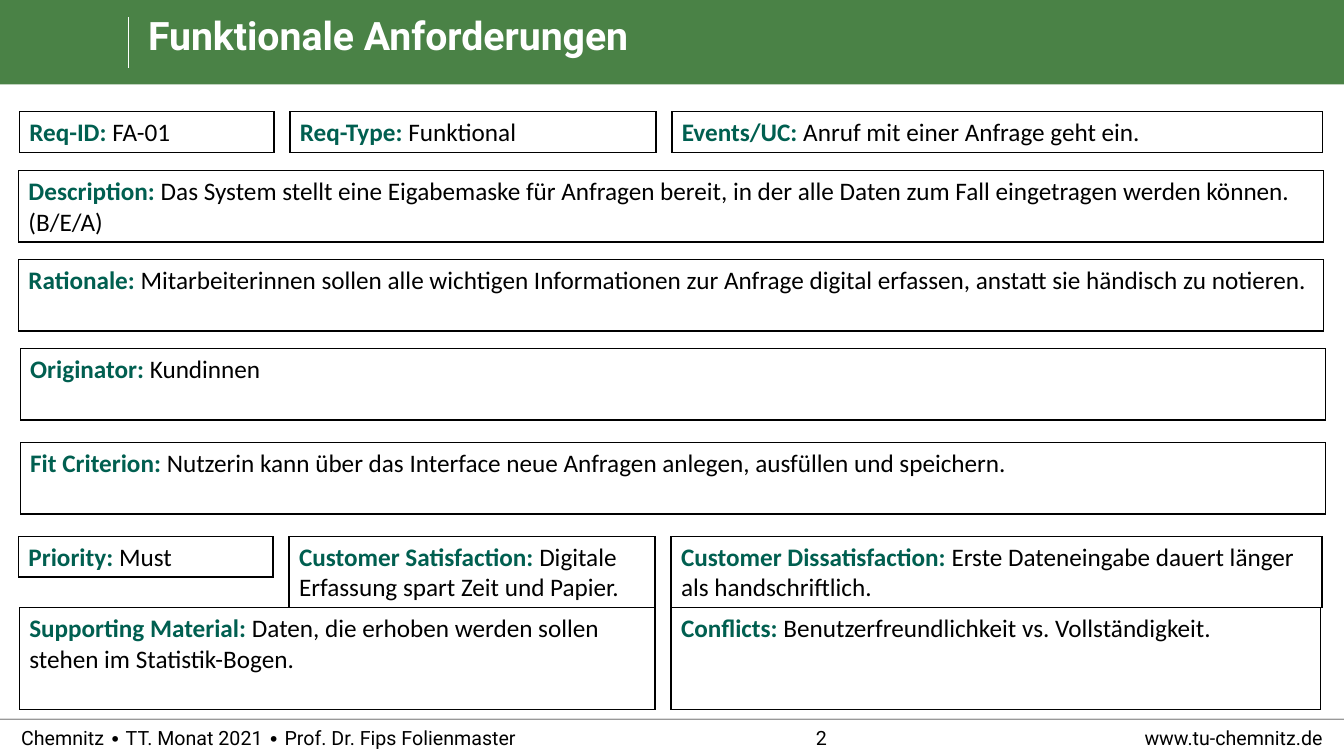
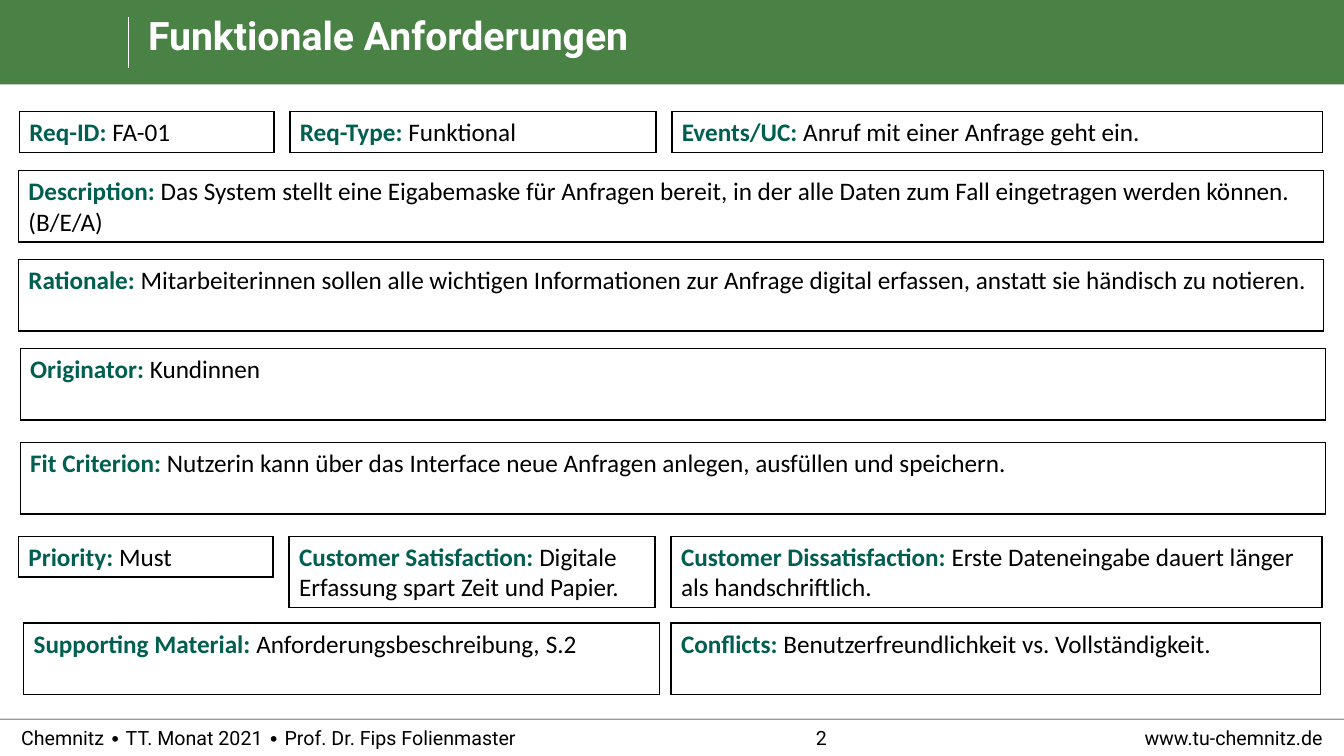
Before and after one commit to RealBiggerBo/Softwaretechnik, a slide deck: slide 2 of SnowCards_Requirements.pptx. Drawn at 1344x756 pixels with LibreOffice and Linux fonts; fonts in the diff are those of the drawing; background and template pictures are left out. Boxes give left, top, right and bottom in pixels: in the first picture for what was removed or moved away, otherwise in the second. Text is boxed around its words. In the diff, an @@ line names an element or a change of style, - is before the commit and + after.

```diff
--- a/SnowCards_Requirements.pptx
+++ b/SnowCards_Requirements.pptx
@@ rectangle "Supporting Material: Anforderungsbeschreibung, S.2": place and size @@
-rectangle "Supporting Material: Anforderungsbeschreibung, S.2" at (19, 608, 655, 710)
+rectangle "Supporting Material: Anforderungsbeschreibung, S.2" at (24, 623, 660, 695)
@@ rectangle "Conflicts: Benutzerfreundlichkeit vs. Vollständigkeit.": place and size @@
-rectangle "Conflicts: Benutzerfreundlichkeit vs. Vollständigkeit." at (671, 608, 1321, 710)
+rectangle "Conflicts: Benutzerfreundlichkeit vs. Vollständigkeit." at (671, 623, 1321, 695)
@@ text in rectangle at (34, 635, 577, 658): text changed @@
-Supporting Material: Daten, die erhoben werden sollen stehen im Statistik-Bogen.
+Supporting Material: Anforderungsbeschreibung, S.2
```
